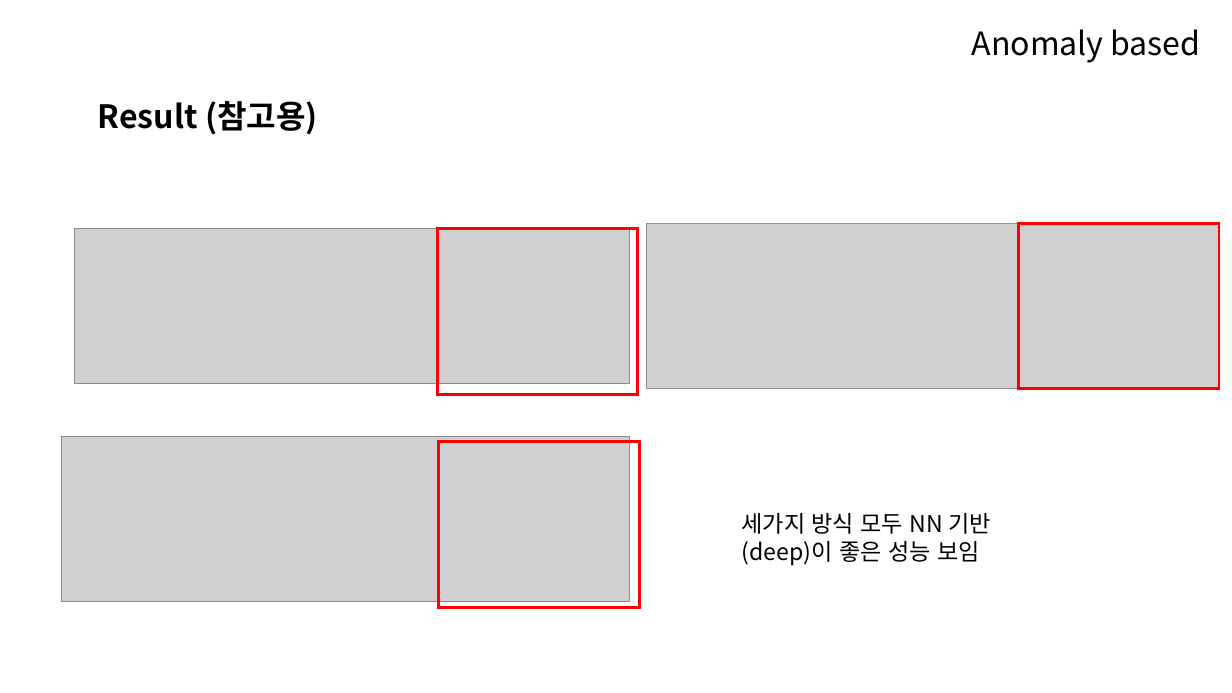
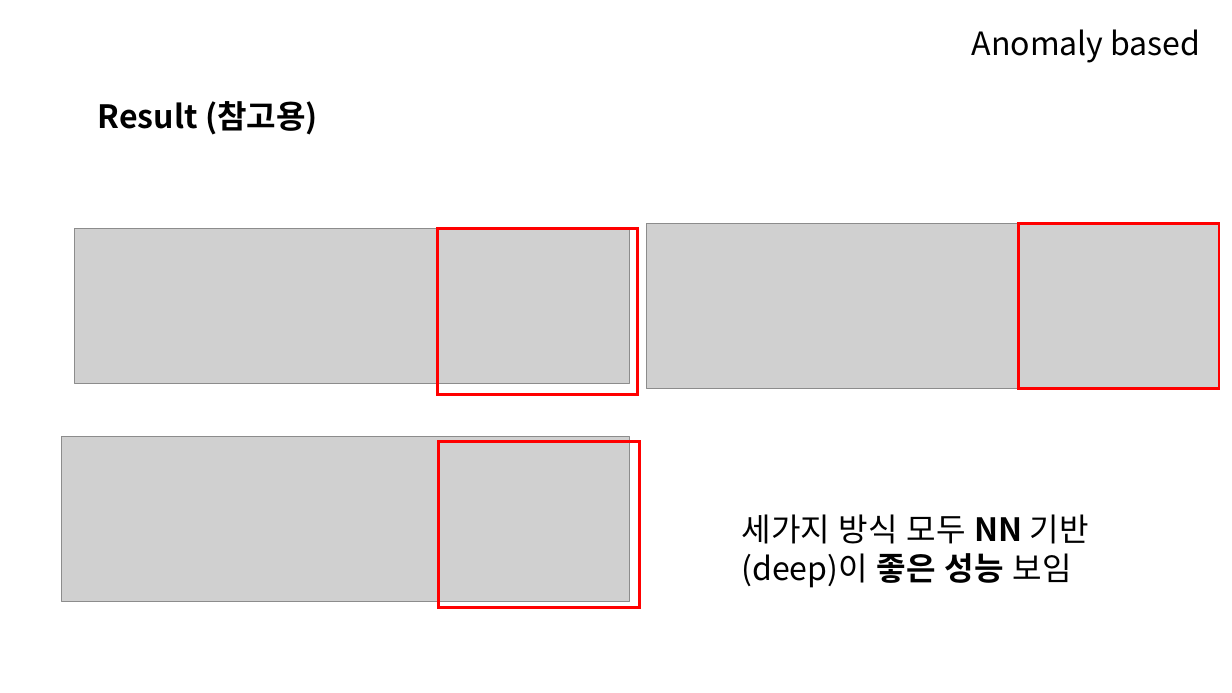
Before and after one commit to 100jy/anomaly-research, a slide deck: slide 16 of fraud_detection.pptx. Drawn at 1232x693 pixels with LibreOffice and Linux fonts; fonts in the diff are those of the drawing; grey boxes stand for pictures. Boxes give left, top, right and bottom in pixels: in the first picture for what was removed or moved away, otherwise in the second. Text is boxed around its words. In the diff, an @@ line names an element or a change of style, - is before the commit and + after.

```diff
--- a/fraud_detection.pptx
+++ b/fraud_detection.pptx
@@ text "세가지 방식 모두 NN 기반(deep)이 ..." at box(742, 514, 1089, 588): size 18 to 25 pt; bold on in "NN 좋은 성능" @@
```
Also in this commit, not shown: 13 other slides changed.
